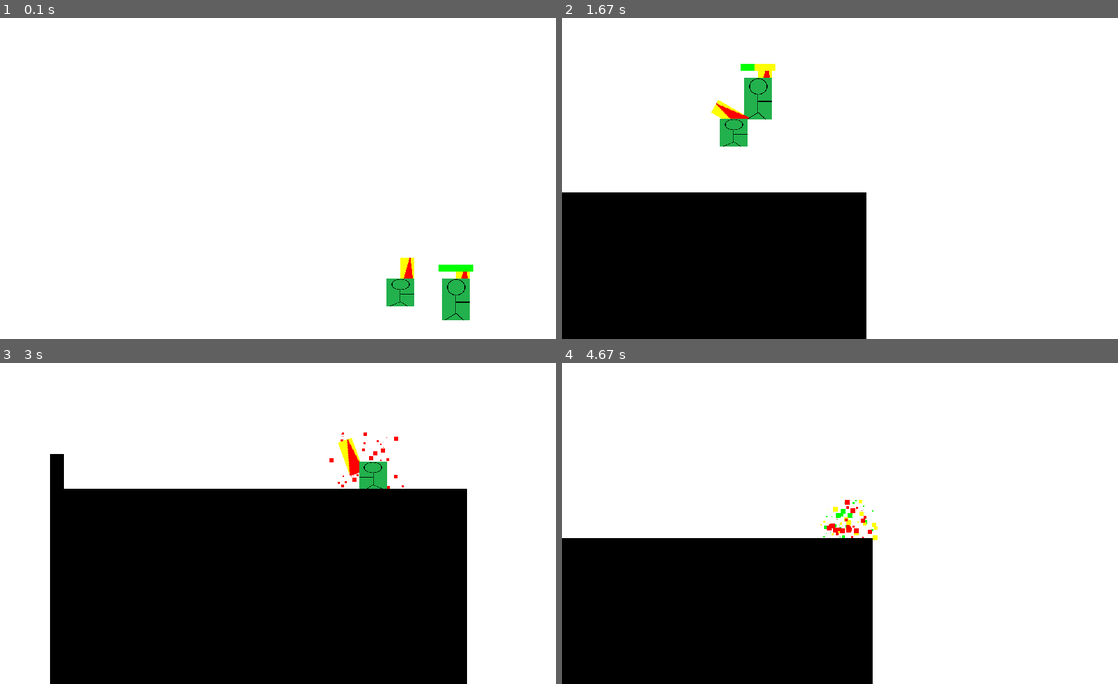
Above: before the commit, frames 1-4 (two rows, left to right).
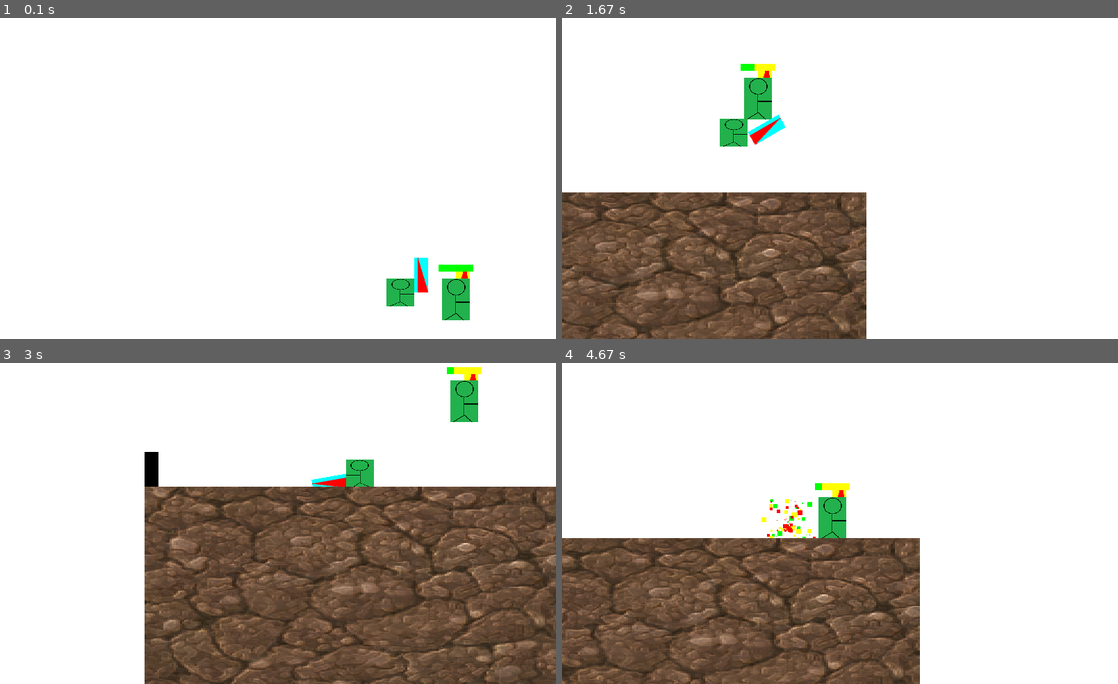
Above: after the commit, the same moments.

Repository: salfk23/2drpg_pygame
Game: pygame game, started from main.py
Same seed, same stepped clock (60 frames per second), same inputs: the game is played once before the commit and once after it.
Inputs:
- Up to frame 1 (0.1 s): no input
- Up to frame 2 (1.67 s): tap F at 0.33, 0.73, 1.03, 1.23, 1.57 s; hold D 0.67-1.13 s; tap J at 0.82 s; hold W 1.17-1.47 s; tap I at 1.32 s; hold D from 1.5 s (still down)
- Up to frame 3 (3 s): tap F at 1.87, 2.07, 2.37, 2.63, 2.97 s; release D at 1.97 s; hold A 2-2.53 s; tap J at 2.15 s; hold S 2.57-2.87 s; tap I at 2.72 s; hold A from 2.9 s (still down)
- Up to frame 4 (4.67 s): tap F at 3.27, 3.4, 3.8, 4.1, 4.47 s; release A at 3.3 s; hold W 3.33-3.7 s; tap J at 3.48 s; hold D 3.73-4.37 s; tap I at 3.88 s; hold S from 4.4 s (still down)

The runs differ from the first frame. In frame 1, 0.4% of the frame differs, in the area x 72-77%, y 74-86%; in frame 2, 25%; in frame 3, 58%, in the area x 9-100%, y 1-100%; in frame 4, 31%.

Commit message:
Fixed Combat System and added Texture system

Diff:
--- a/game_engine/entities/characters.py
+++ b/game_engine/entities/characters.py
@@ -1,6 +1,7 @@
 
 from typing import Sequence
 import pygame
+from game_engine.entities import weapon
 from game_engine.entities.dynamic import AffectedByGravity, ControllableEntity
 
 from game_engine.entities.entity import NORMAL_SIZE_ENTITY, BiDirectionalEntity, Entity
@@ -106,30 +107,30 @@
 
 class Player(Character):
   def __init__(self, image:pygame.Surface, position: pygame.Vector2, size: Size2D, speed: int, jump_power: int):
+      self.weapon = None
       Character.__init__(self, image, position, size, speed, jump_power)
       # stick = Weapon(stick_image, (10, 50), 1, 1)
       # stick.fill(Colors.RED)
       # stick = pygame.transform.rotate(stick_image, -10)
       IMAGE = pygame.Surface((20, 50), pygame.SRCALPHA)
-      IMAGE.fill(Colors.YELLOW)
-      pygame.draw.polygon(IMAGE, pygame.Color('red'), ( (0, 0), (20, 0),(6, 50)))
-      IMAGE = pygame.transform.rotate(IMAGE, 180)
+      IMAGE.fill(Colors.CYAN)
+      pygame.draw.polygon(IMAGE, pygame.Color('red'), ( (5, 0), (20, 50),(5, 50)))
       self.weapon = Weapon(pygame.Vector2(self.rect.right,self.rect.centery),IMAGE, (10, 50), 30, 10)
+      self.weapon.offset = pygame.Vector2(10, -25)
       self.weapon.owner = self
       self.linked.append(self.weapon)
       self.on_position_change()
       self.on_health_change()
   def on_position_change(self):
       super().on_position_change()
-      weapon_rect = self.weapon.rect
-      weapon_rect.bottom = self.rect.centery
       if self.direction:
-        weapon_rect.right = self.rect.right
-        self.weapon.anchor = pygame.Vector2(weapon_rect.right, weapon_rect.centery)
+        self.weapon.anchor = pygame.Vector2(self.rect.right, self.rect.centery)
       else:
-        weapon_rect.left = self.rect.left - weapon_rect.width
-        self.weapon.anchor = pygame.Vector2(weapon_rect.left, weapon_rect.centery)
-      self.weapon.position = weapon_rect.topleft
+        self.weapon.anchor = pygame.Vector2(self.rect.left, self.rect.centery)
+  def on_direction_change(self):
+      super().on_direction_change()
+      if self.weapon is not None:
+        self.weapon.direction = self.direction
   def die(self):
         center = self.rect.center
         ExplosionParticle.create_particles(pygame.Vector2(center), 100, Colors.RED, (2, 10), (0.1, 3))
--- a/game_engine/entities/dynamic.py
+++ b/game_engine/entities/dynamic.py
@@ -1,8 +1,8 @@
 from typing import Callable
 import pygame
-from game_engine.entities.entity import Entity
+from game_engine.entities.entity import Entity, EntityManager
 from game_engine.entities.event import EmptyCallback, EventListener
-from game_engine.helpers import Size2D
+from game_engine.helpers import Direction, Size2D
 
 
 class MovableEntity(Entity):
@@ -12,6 +12,41 @@
         self.velocity = pygame.Vector2(0, 0)
     def update(self):
         self.new_position = self.position + self.velocity
+
+    def calculate_position(self, old_position: pygame.Vector2, new_position: pygame.Vector2):
+        '''
+        Calculate the new position of the entity
+        '''
+        nears = EntityManager.instance().get_near(self, 50)
+        collided: dict[int, list[Entity]] = {
+            Direction.UP: [],
+            Direction.DOWN: [],
+            Direction.LEFT: [],
+            Direction.RIGHT: []
+        }
+        for near in nears:
+            has_collided, direction = self.collision(near)
+
+            if has_collided:
+                collided[direction].append(near)
+                if direction == Direction.UP:
+                    new_position.y = old_position.y
+                    for entity in collided[direction]:
+                        if not isinstance(entity, MovableEntity):
+                            new_position.y = entity.rect.bottom if entity.rect.bottom >= new_position.y else new_position.y
+                if direction == Direction.DOWN:
+                    # new_position.y = old_position.y
+                    for entity in collided[direction]:
+                        new_position.y = entity.rect.top-self.rect.height+1 if entity.rect.top <= (new_position.y+self.rect.height) else new_position.y
+                if direction == Direction.RIGHT:
+                    new_position.x = old_position.x
+                    for entity in collided[direction]:
+                        new_position.x = entity.rect.right if entity.rect.right >= new_position.x else new_position.x
+                if direction == Direction.LEFT:
+                    new_position.x = old_position.x
+                    for entity in collided[direction]:
+                        new_position.x = entity.rect.left.x+self.rect.width if entity.rect.left >= (new_position.x+self.rect.width) else new_position.x
+        return new_position, collided
 
 class AffectedByGravity(MovableEntity):
     GRAVITY_MODIFIER = 0.5
--- a/game_engine/entities/entity.py
+++ b/game_engine/entities/entity.py
@@ -61,40 +61,7 @@
     self.sprite = pygame.transform.rotate(
       pygame.transform.scale(self.sprite, self.size), 0)
   def calculate_position(self, old_position:pygame.Vector2, new_position:pygame.Vector2):
-    '''
-    Calculate the new position of the entity
-    '''
-    nears = EntityManager.instance().get_near(self, 50)
-    collided: dict[int, list[Entity]] = {
-      Direction.UP: [],
-      Direction.DOWN: [],
-      Direction.LEFT: [],
-      Direction.RIGHT: []
-    }
-    for near in nears:
-      if self.name == "Weapon" and near.name == "Enemy":
-        print("Weapon hit enemy")
-      has_collided, direction = self.collision(near)
-
-      if has_collided:
-        collided[direction].append(near)
-        if direction == Direction.UP:
-          new_position.y = old_position.y
-          for entity in collided[direction]:
-            new_position.y = entity.rect.bottom if entity.rect.bottom >= new_position.y else new_position.y
-        if direction == Direction.DOWN:
-          # new_position.y = old_position.y
-          for entity in collided[direction]:
-            new_position.y = entity.rect.top-self.rect.height+1 if entity.rect.top <= (new_position.y+self.rect.height) else new_position.y
-        if direction == Direction.RIGHT:
-          new_position.x = old_position.x
-          for entity in collided[direction]:
-            new_position.x = entity.rect.right if entity.rect.right >= new_position.x else new_position.x
-        if direction == Direction.LEFT:
-          new_position.x = old_position.x
-          for entity in collided[direction]:
-            new_position.x = entity.rect.left.x+self.rect.width if entity.rect.left >= (new_position.x+self.rect.width) else new_position.x
-    return new_position, collided
+    pass
 
   def on_position_change(self):
     pass
--- a/game_engine/entities/state.py
+++ b/game_engine/entities/state.py
@@ -20,6 +20,9 @@
       if self._health == 0:
         self.die()
 
+  def hurt(self, damage: int):
+    self.health -= damage
+
   def on_health_change(self):
     pass
 
--- a/game_engine/entities/weapon.py
+++ b/game_engine/entities/weapon.py
@@ -15,11 +15,27 @@
     self.speed = speed
     self.damage = damage
     self._attacking = False
+    self.offset = pygame.Vector2(-self.rect.height//2,0)
     self.frame = 0
-    self.anchor = anchor
-    self.attacked_entities: list[Hurtable] = []
+    self._anchor = anchor
+    self.attacked_entities: set[Hurtable] = set()
     self.owner = None
-    self.directions = {}
+
+  @property
+  def anchor(self):
+    return self._anchor
+
+  @anchor.setter
+  def anchor(self, anchor:pygame.Vector2):
+    self._anchor = anchor
+    rect = None
+    if self.direction:
+      rect = self.sprite.get_rect(bottomleft=self.anchor)
+    else:
+      rect = self.sprite.get_rect(bottomright=self.anchor)
+    self.position = pygame.Vector2(rect.topleft)
+
+
   @property
   def attacking(self):
     return self._attacking
@@ -31,38 +47,42 @@
       if attacking:
         self.frame = 0
         self.attacked_entities.clear()
-        self.directions.clear()
+        self.attacked_entities.add(self.owner)
 
+  def on_direction_change(self):
+    self.sprite = self.sprites[self.direction]
 
   def update(self):
     if self.attacking:
       self.frame += self.speed
-      if self.frame <= 90:
+      if self.frame < 270:
+        frame = self.frame if self.frame < 180 else 180 - (self.frame - 180)*2
+
         if self.direction:
-          # Rotate the sprite 90 degrees to the right incrementally
-          self.sprite = pygame.transform.rotozoom(self.image, self.frame, 1)
+          self.sprite = pygame.transform.rotozoom(self.sprites[self.direction], -frame, 1)
+          offset_rect = self.offset.rotate(frame)
+          self.position = pygame.Vector2(
+            self.sprite.get_rect(center=self.anchor+offset_rect).topleft
+          )
         else:
-          # Rotate the sprite 90 degrees to the left incrementally
-          self.sprite = pygame.transform.rotozoom(self.image, -self.frame, 1)
+          self.sprite = pygame.transform.rotozoom(self.sprites[self.direction], frame, 1)
+          offset_rect = pygame.Vector2(-self.offset.x, self.offset.y).rotate(-frame)
+          self.position = pygame.Vector2(
+            self.sprite.get_rect(center=self.anchor+offset_rect).topleft
+          )
       else:
-        if self.direction:
-          self.sprite = pygame.transform.rotozoom(self.image, 90-self.frame%91, 1)
-        else:
-          self.sprite = pygame.transform.rotozoom(self.image, 90+self.frame%91, 1)
-      if self.frame > 180:
+        self.sprite = self.sprites[self.direction]
         self.attacking = False
         self.frame = 0
-        print(self.directions, self.attacked_entities)
-        for attacked_entity in self.attacked_entities:
-          print(attacked_entity.health)
-      _, directions = self.calculate_position(pygame.Vector2(self.rect.center), pygame.Vector2(self.rect.topright))
-      self.directions.update(directions)
-      for direction in directions:
-        for entity in directions[direction]:
-          if entity not in self.attacked_entities and isinstance(entity, Hurtable) and entity != self.owner:
-            print(entity.name)
-            entity.health -= self.damage
-            self.attacked_entities.append(entity)
 
-    else:
-      self.frame = 0
+      _, directions = self.calculate_position(
+        pygame.Vector2(self.rect.center),
+        pygame.Vector2(self.rect.topright if self.direction else self.rect.topleft)
+      )
+
+      entity_hit: list[Hurtable] = [entity for key in directions for entity in directions[key] if isinstance(entity, Hurtable)]
+
+      for entity in entity_hit:
+        if entity not in self.attacked_entities:
+          self.attacked_entities.add(entity)
+          entity.hurt(self.damage)
--- a/main.py
+++ b/main.py
@@ -20,7 +20,7 @@
                 pygame.K_d: self.move_right,
                 pygame.K_a: self.move_left,
                 pygame.K_w: self.move_jump,
-                pygame.K_s: self.hurt,
+                pygame.K_s: self.action_hurt,
                 pygame.K_f: self.attack,
             },
             pygame.KEYUP:  {
@@ -42,8 +42,8 @@
     def attack(self):
         self.weapon.attacking = True
 
-    def hurt(self):
-        self.health -= 100
+    def action_hurt(self):
+        self.hurt(100)
 
 
     def on_color_change(self):
@@ -106,6 +106,10 @@
         if len(dirs[Direction.DOWN]) > 0:
             self.velocity.y = 0 if self.velocity.y > 0 else self.velocity.y
             self.color = Colors.BLACK
+            for entity in dirs[Direction.DOWN]:
+                if isinstance(entity, StepableBlock):
+                    entity.color = Colors.RED
+                    self.health -= 1
         if len(dirs[Direction.UP]) > 0:
             self.velocity.y = 0
             self.color = Colors.BLACK
@@ -114,9 +118,6 @@
         if len(dirs[Direction.RIGHT]) > 0:
             self.color = Colors.BLACK
         self.position = new_position
-
-
-
 
 
 
@@ -133,12 +134,32 @@
 class Tile(Entity, Solid):
     pass
 
+class StepableBlock(Tile, ColoredEntity):
+    def on_color_change(self):
+        sprite = pygame.Surface(self.size)
+        sprite.fill(self.color)
+        self.sprite = pygame.transform.scale(sprite, self.size)
+
+
+def tile_texture(texture, size):
+    result = pygame.Surface(size, depth=32)
+    for x in range(0, size[0], texture.get_width()):
+        for y in range(0, size[1], texture.get_height()):
+            result.blit(texture,(x,y))
+    return result
+
+
+
+
+
 def main():
     print("Running!")
     game = GameEngine.instance()
     em = EntityManager.instance()
     ground = Tile(pygame.Vector2(20, 450), (600, 300))
     ground.name = "Tile"
+
+    ground.sprite = pygame.transform.scale(pygame.image.load("assets\dirt_1.png"), ground.size)
 
     wall = Tile(pygame.Vector2(20, 400), (20, 70))
 
Binary file added: assets/dirt_0.png
Binary file added: assets/dirt_1.png
